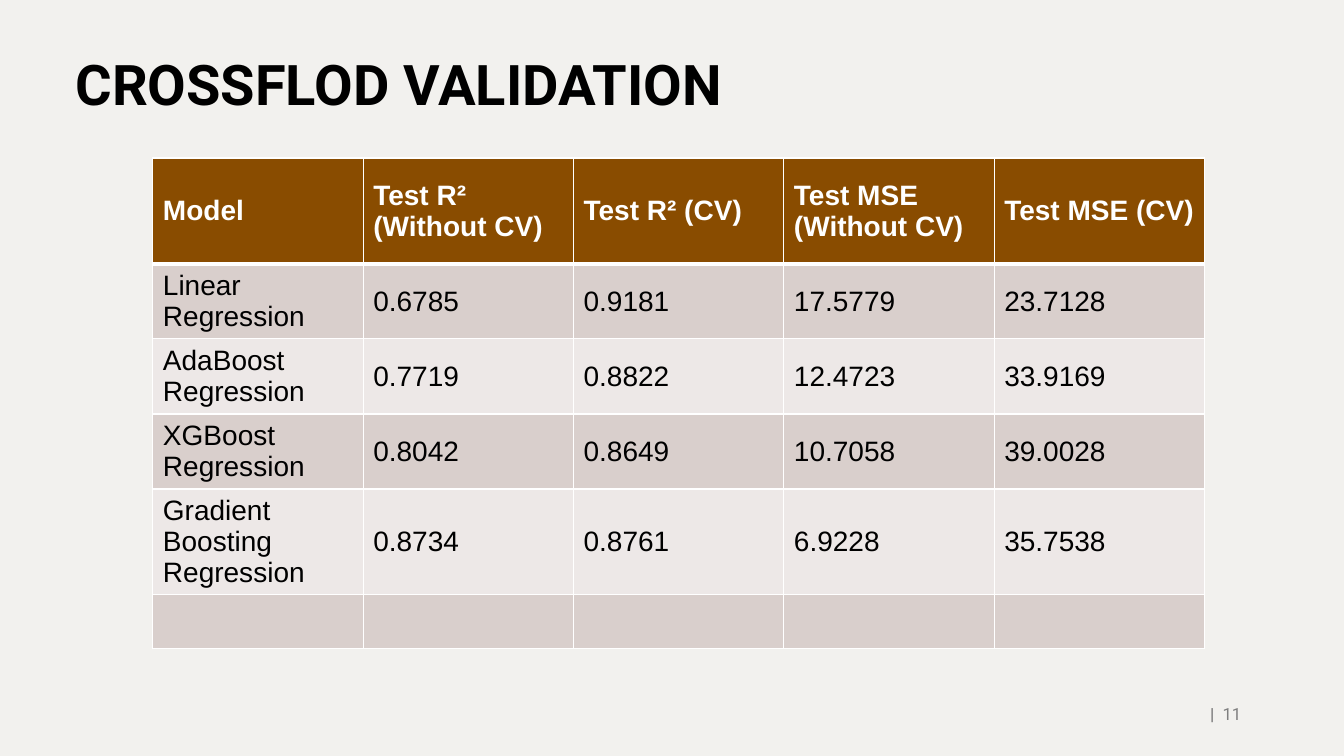
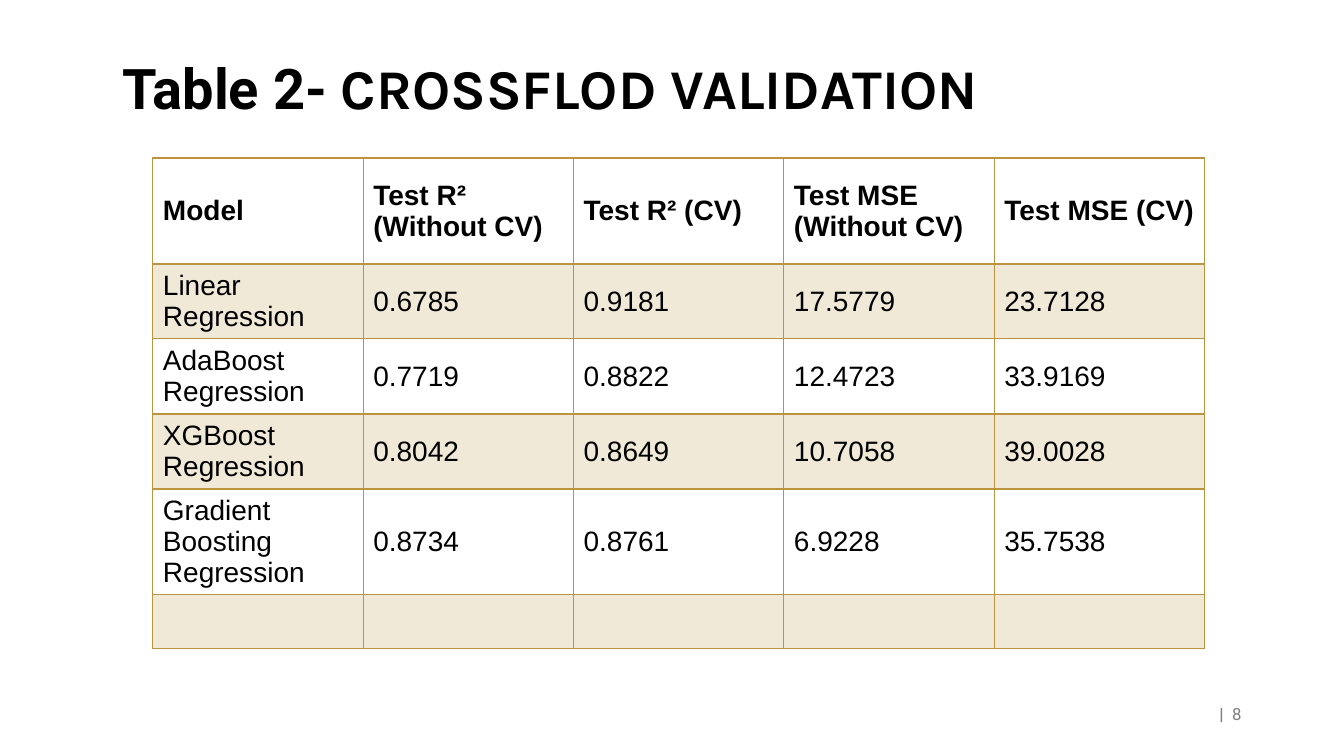
Before and after one commit to Rampal06/CSE-623-ML-Project, a slide deck: slide 8 of ML Project final updated.pptx (slide 11 before the commit). Drawn at 1344x756 pixels with LibreOffice and Linux fonts; fonts in the diff are those of the drawing; background and template pictures are left out. Boxes give left, top, right and bottom in pixels: in the first picture for what was removed or moved away, otherwise in the second. Text is boxed around its words. In the diff, an @@ line names an element or a change of style, - is before the commit and + after.

```diff
--- a/ML Project final updated.pptx
+++ b/ML Project final updated.pptx
@@ background #F2F1EE to picture (left out) @@
@@ title at [123, 67, 978, 110]: text changed; font Roboto to Karla @@
-CROSSFLOD VALIDATION
+Table 2- CROSSFLOD VALIDATION
@@ table at [153, 158, 1207, 660] @@
@@ fill #894C00 to none in row 1 @@
@@ fill #DAD0CC to #BC933E at 20% opacity in 15 cells @@
@@ fill #EDE9E7 to none in 10 cells @@
@@ text colour #FFFFFF to #000000 in "Model", "Test R² (Without CV)", "Test R² (CV)", "Test MSE (Without CV)" and 1 more places @@
@@ borders changed @@
@@ page number at [1232, 708, 1241, 720]: text changed; bold on @@
-| 11
+| 8
```
Also in this commit, not shown: 6 other slides changed, 10 slides added, 10 slides removed.
